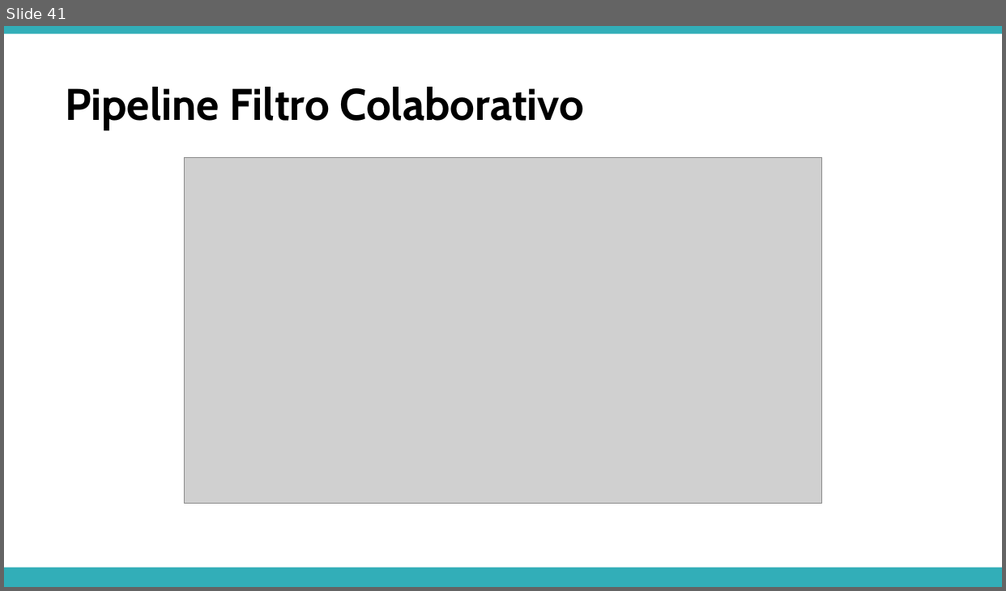
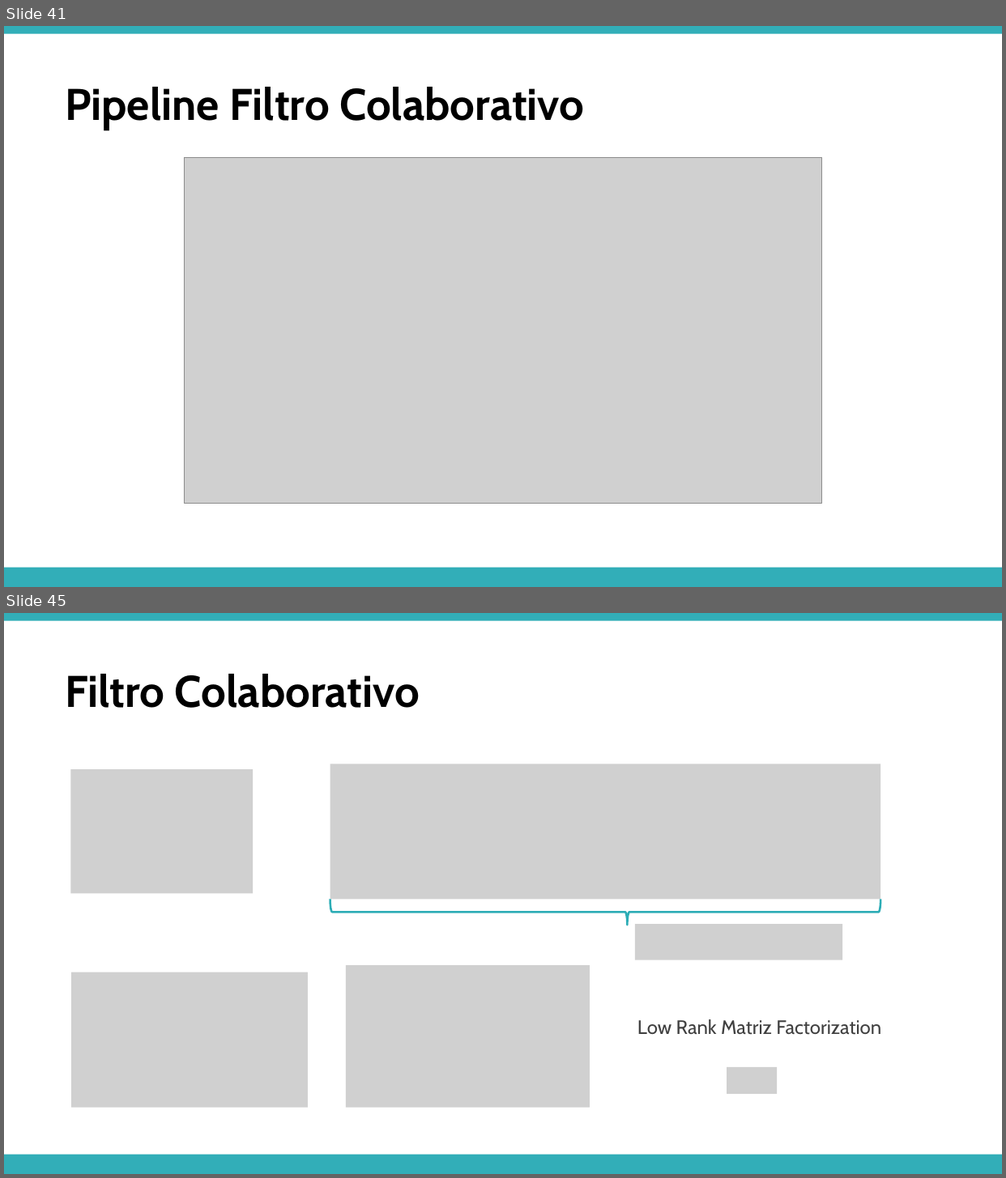
Before and after one commit to APILASTRI/coursera-stanford, a slide deck: machine-learning/notations/semana-9/presentation/15-recommender-systems.pptx. Shown one above the other, each under a label of ours: slide 41 before the commit, slides 41 and 45 after it; the slides between them are not shown. The pictures are 1006x591 and 1006x1178 pixels, drawn with LibreOffice and Linux fonts; fonts in the diff are those of the drawing; grey boxes stand for pictures. Boxes give left, top, right and bottom in pixels: in the first picture for what was removed or moved away, otherwise in the second. Text is boxed around its words. In the diff, an @@ line names an element or a change of style, - is before the commit and + after.

```diff
--- a/machine-learning/notations/semana-9/presentation/15-recommender-systems.pptx
+++ b/machine-learning/notations/semana-9/presentation/15-recommender-systems.pptx
@@ slide 45 added at (4, 613, 1002, 1174), background #FFFFFF; not listed: 2 template elements that a slide beside it also shows @@
@@ text added at (65, 674, 420, 708), 32 pt, text #000000, bold @@
+Filtro Colaborativo
@@ picture added at (71, 769, 253, 893) @@
@@ picture added at (330, 764, 881, 900) @@
@@ right brace added at (330, 900, 881, 926), outline #2EADB7 1.5 pt @@
@@ picture added at (635, 924, 842, 960) @@
@@ picture added at (72, 973, 309, 1108) @@
@@ picture added at (347, 965, 590, 1107) @@
@@ text added at (637, 1020, 881, 1035), 14 pt, text #404040 @@
+Low Rank Matriz Factorization
@@ picture added at (727, 1067, 777, 1094) @@
```
Also in this commit, not shown: 1 slide changed, 11 other slides added, 51 other files.
